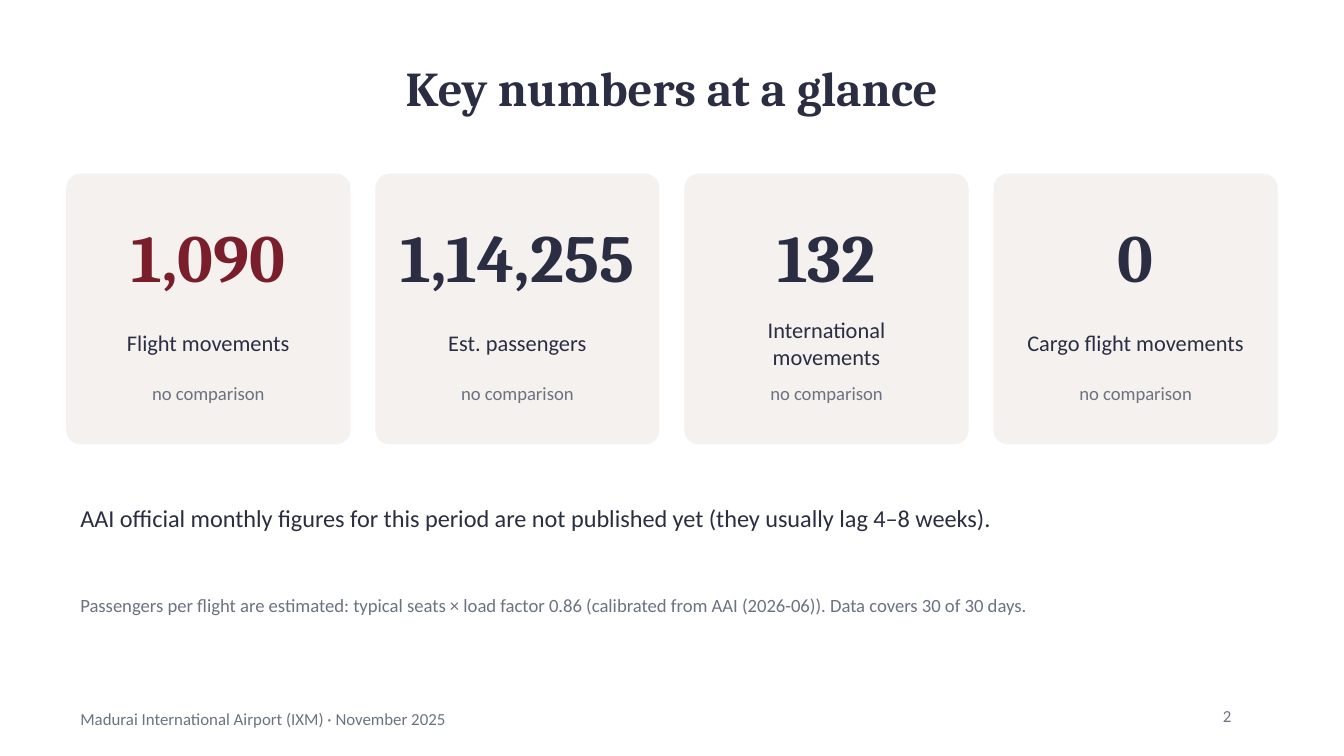
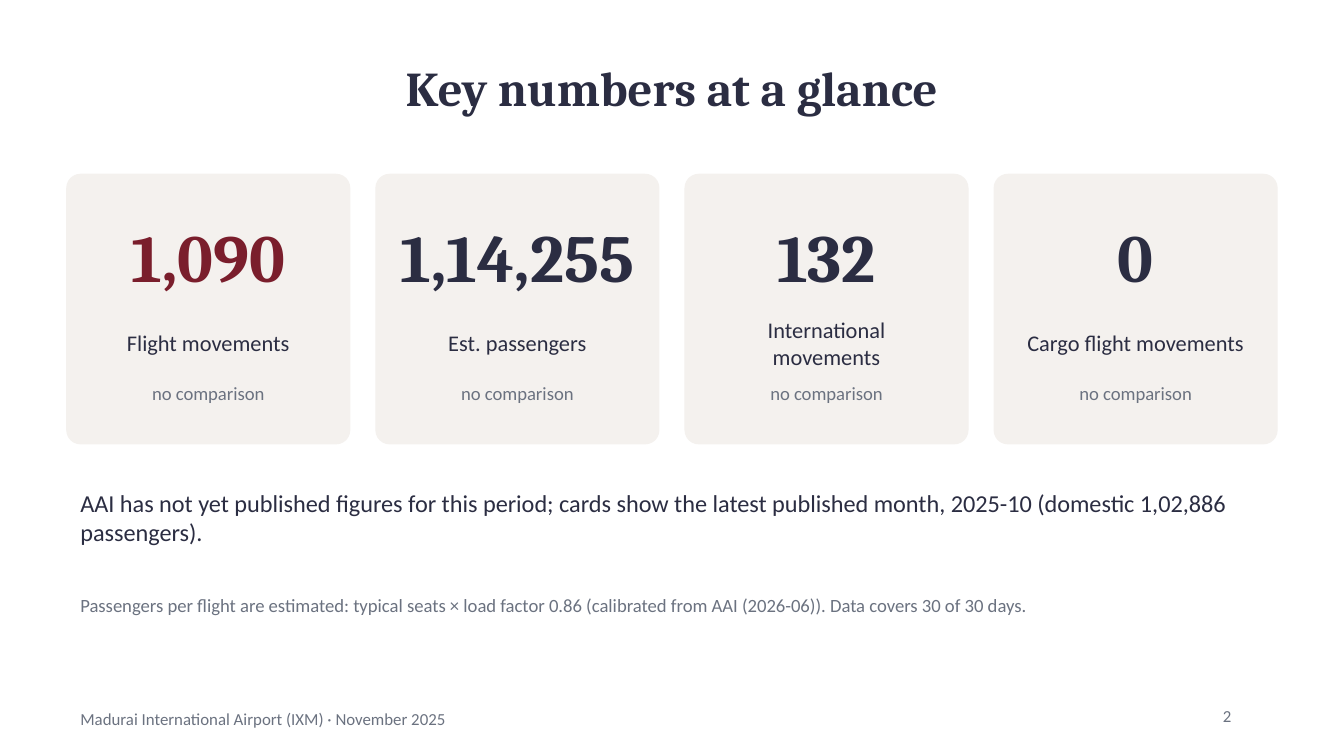
Before and after one commit to jarunprasath/madurai-airport-tracker, a slide deck: slide 2 of reports/IXM_monthly_report_2025-11.pptx. Drawn at 1344x756 pixels with LibreOffice and Linux fonts; fonts in the diff are those of the drawing. Boxes give left, top, right and bottom in pixels: in the first picture for what was removed or moved away, otherwise in the second. Text is boxed around its words. In the diff, an @@ line names an element or a change of style, - is before the commit and + after.

```diff
--- a/reports/IXM_monthly_report_2025-11.pptx
+++ b/reports/IXM_monthly_report_2025-11.pptx
@@ text at [80,494,1226,545]: text changed @@
-AAI official monthly figures for this period are not published yet (they usually lag 4–8 weeks).
+AAI has not yet published figures for this period; cards show the latest published month, 2025-10 (domestic 1,02,886 passengers).
```
Also in this commit, not shown: 7 other slides changed, 25 other files.
